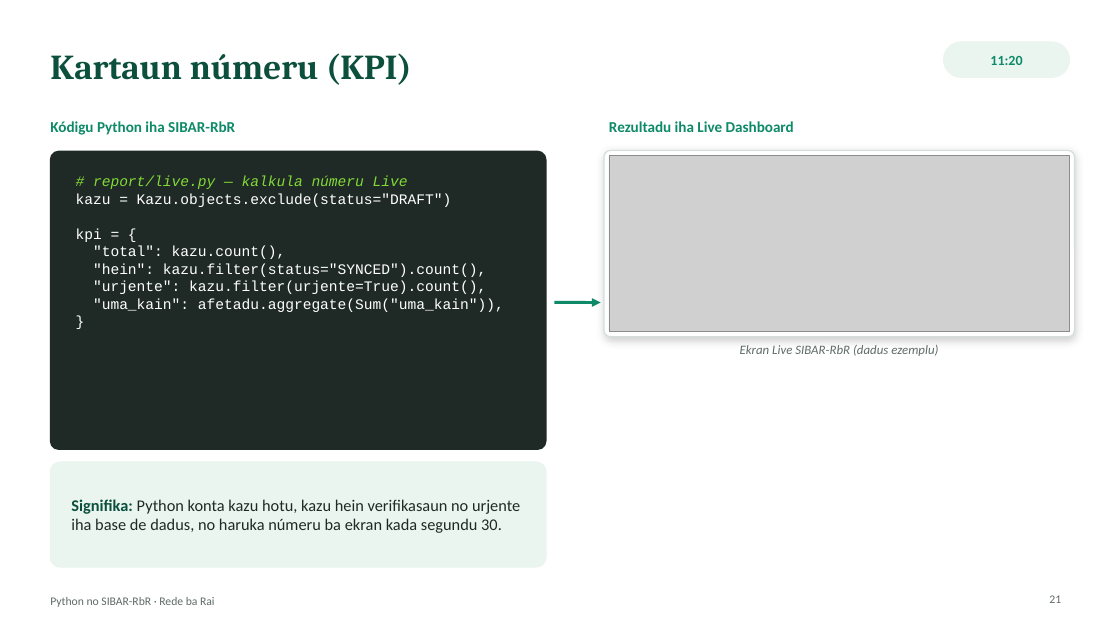
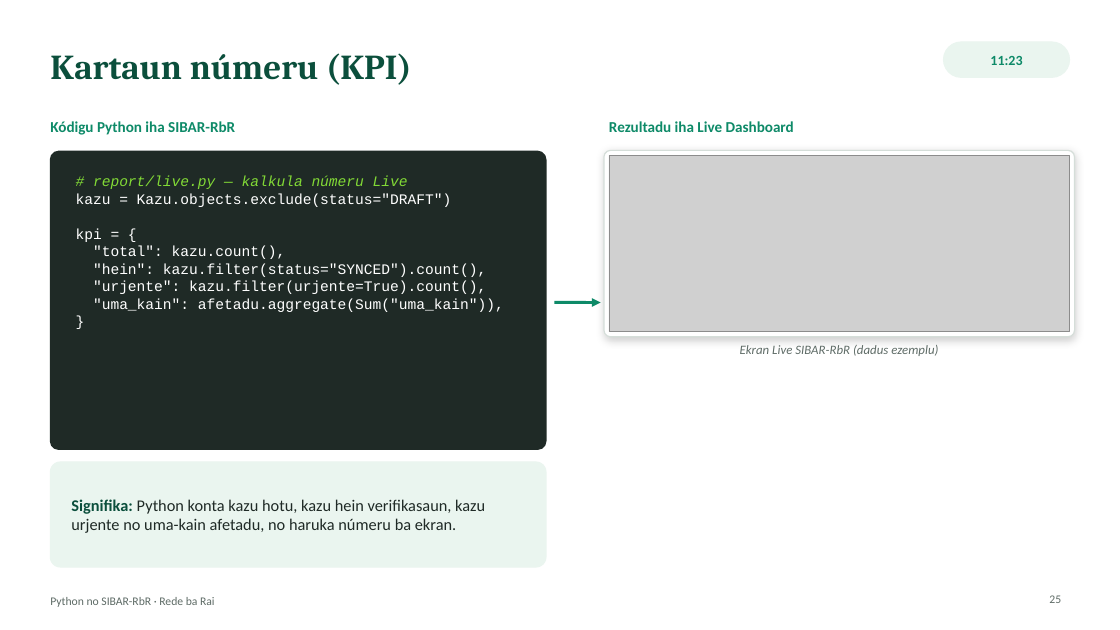
Before and after one commit to Odoly23/SMKRE, a slide deck: slide 25 of docs/formasaun/RbR_Sesaun_Python_SIBAR-RbR.pptx (slide 21 before the commit). Drawn at 1120x630 pixels with LibreOffice and Linux fonts; fonts in the diff are those of the drawing; grey boxes stand for pictures. Boxes give left, top, right and bottom in pixels: in the first picture for what was removed or moved away, otherwise in the second. Text is boxed around its words. In the diff, an @@ line names an element or a change of style, - is before the commit and + after.

```diff
--- a/docs/formasaun/RbR_Sesaun_Python_SIBAR-RbR.pptx
+++ b/docs/formasaun/RbR_Sesaun_Python_SIBAR-RbR.pptx
@@ text at bbox=[990, 56, 1022, 65]: text changed @@
-11:20
+11:23
@@ text at bbox=[71, 499, 485, 533]: text changed @@
-Signifika: Python konta kazu hotu, kazu hein verifikasaun no urjente iha base de dadus, no haruka númeru ba ekran kada segundu 30.
+Signifika: Python konta kazu hotu, kazu hein verifikasaun, kazu urjente no uma-kain afetadu, no haruka númeru ba ekran.
@@ page number at bbox=[1049, 595, 1061, 603]: text changed @@
-21
+25
```
Also in this commit, not shown: 21 other slides changed, 12 slides added, 6 slides removed.
